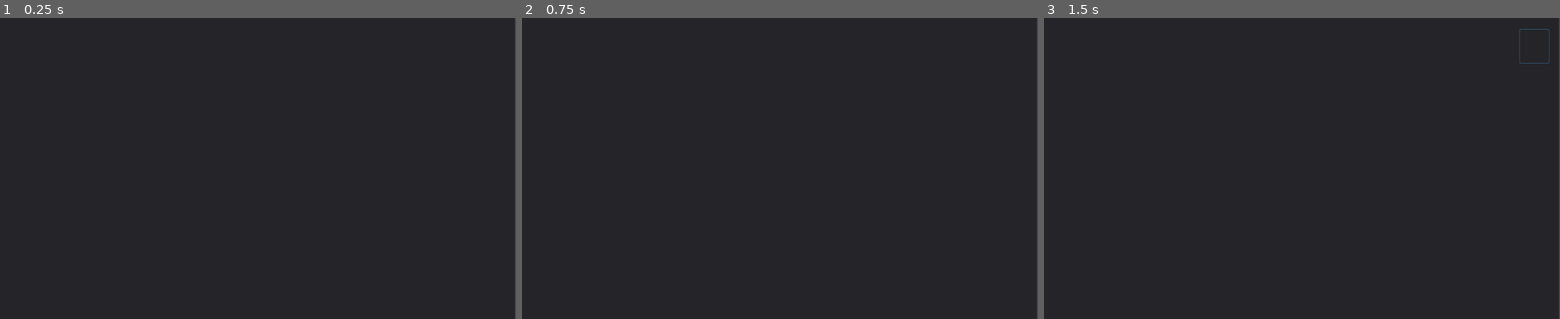
Above: before the commit, frames 1-3 (left to right).
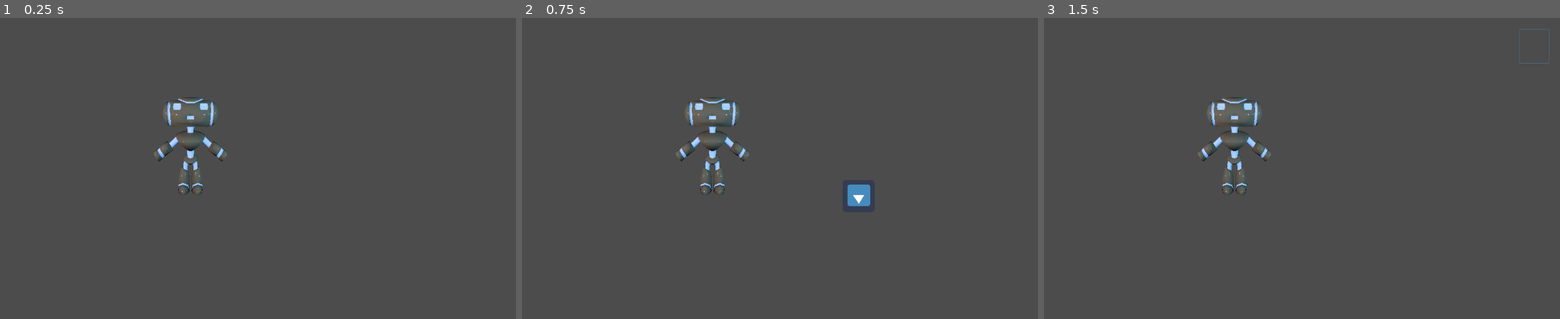
Above: after the commit, the same moments.

Repository: garipdk/SGJ23-SBG-bibmbap
Game: Godot game, scene res://scenes/Tableau1.tscn
The game is run twice, just before and just after one commit, with the same random seed, the same clock (stepped at 60 frames per second) and the same inputs. Before the commit the project has no main scene; this scene is started directly in both runs. The engine's default icon, where the game draws it, is replaced by a stand-in: a white triangle on a blue panel in a dark square.
Inputs (mouse positions are in pixels of both pictures, inside the frame that each line leads up to):
- Up to frame 1 (0.25 s): no input
- Up to frame 2 (0.75 s): tap Enter at 0.5 s; move the mouse to (857, 195) at 0.52 s; click (857, 195) at 0.67 s
- Up to frame 3 (1.5 s): click (1534, 45) at 1.25 s

The runs differ from the first frame. In frame 1, 100% of the frame differs, in the area x 0-100%, y 0-100%; in frame 2, 100%; in frame 3, 100%.

Commit message:
define main scene

Diff:
--- a/project.godot
+++ b/project.godot
@@ -21,6 +21,7 @@
 [application]
 
 config/name="Sgj 23- Sbg-bibmbap"
+run/main_scene="res://scenes/Tableau1.tscn"
 config/icon="res://icon.png"
 
 [autoload]
--- a/scenes/Tableau1.tscn
+++ b/scenes/Tableau1.tscn
@@ -28,6 +28,7 @@
 has_limited_trys = false
 
 [node name="menu_enquete" type="Control" parent="."]
+visible = false
 margin_right = 1027.0
 margin_bottom = 602.0
 
